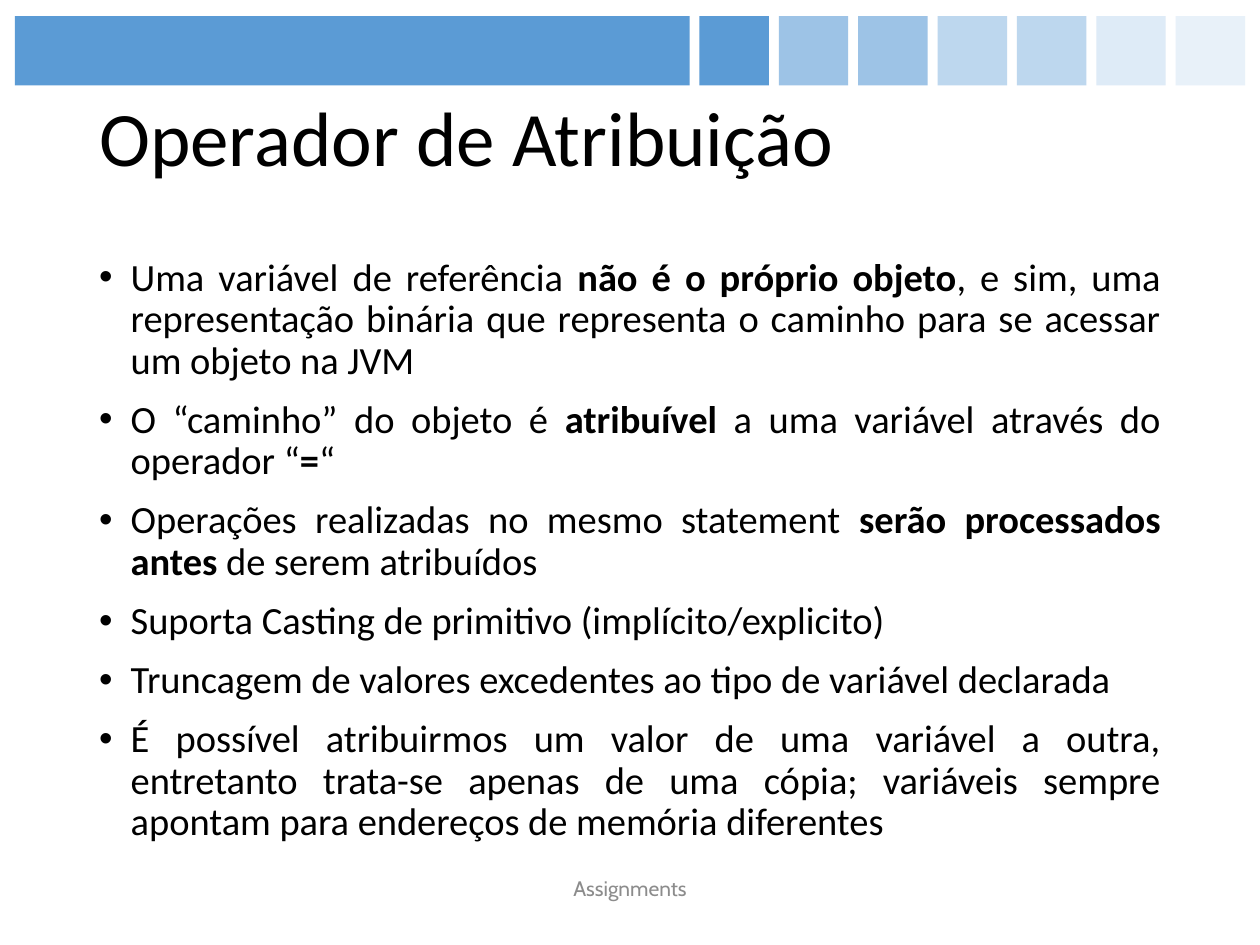
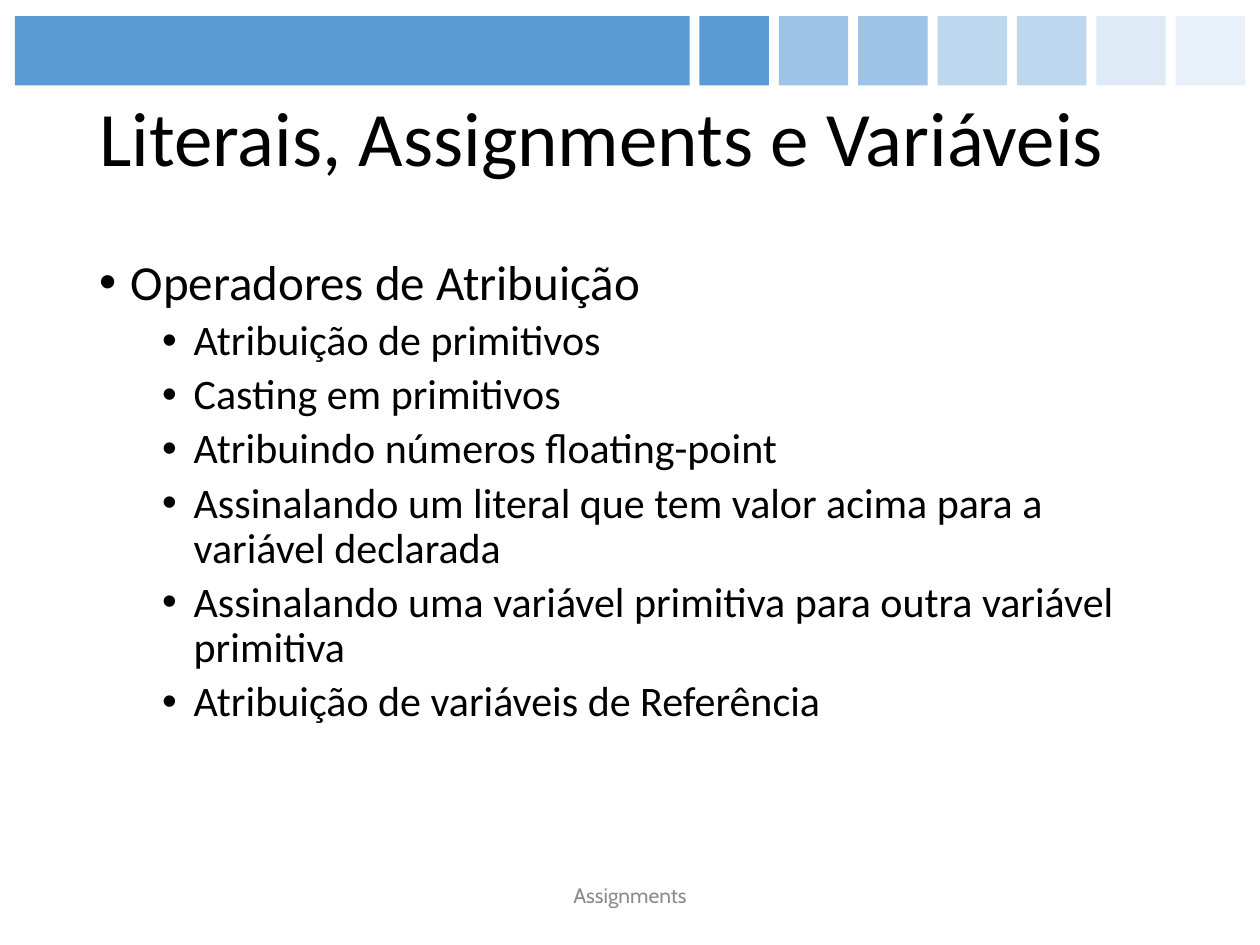
Before and after one commit to figueiredojrr/treinamentoJavaSeOcaAgosto, a slide deck: slide 41 of TreinamentoJavaSeOca/documentos/apresentação/OCA.pptx (slide 54 before the commit). Drawn at 1260x945 pixels with LibreOffice and Linux fonts; fonts in the diff are those of the drawing. Boxes give left, top, right and bottom in pixels: in the first picture for what was removed or moved away, otherwise in the second. Text is boxed around its words. In the diff, an @@ line names an element or a change of style, - is before the commit and + after.

```diff
--- a/TreinamentoJavaSeOca/documentos/apresentação/OCA.pptx
+++ b/TreinamentoJavaSeOca/documentos/apresentação/OCA.pptx
@@ title at box(99, 113, 1102, 180): text changed @@
-Operador de Atribuição
+Literais, Assignments e Variáveis
@@ text at box(131, 266, 1113, 723): text changed; size 22 to 24 pt @@
-• Uma variável de referência não é o próprio objeto, e sim, uma representação binária que representa o caminho para se acessar um objeto na JVM
-• O “caminho” do objeto é atribuível a uma variável através do operador “=“
-• Operações realizadas no mesmo statement serão processados antes de serem atribuídos
-• Suporta Casting de primitivo (implícito/explicito)
-• Truncagem de valores excedentes ao tipo de variável declarada
-• É possível atribuirmos um valor de uma variável a outra, entretanto trata-se apenas de uma cópia; variáveis sempre apontam para endereços de memória diferentes
+• Operadores de Atribuição
+  • Atribuição de primitivos
+  • Casting em primitivos
+  • Atribuindo números floating-point
+  • Assinalando um literal que tem valor acima para a variável declarada
+  • Assinalando uma variável primitiva para outra variável primitiva
+  • Atribuição de variáveis de Referência
@@ text "Assignments" at box(573, 888, 686, 908): vertical alignment middle to top @@
```
Also in this commit, not shown: 23 other slides changed, 5 slides added, 15 slides removed.
